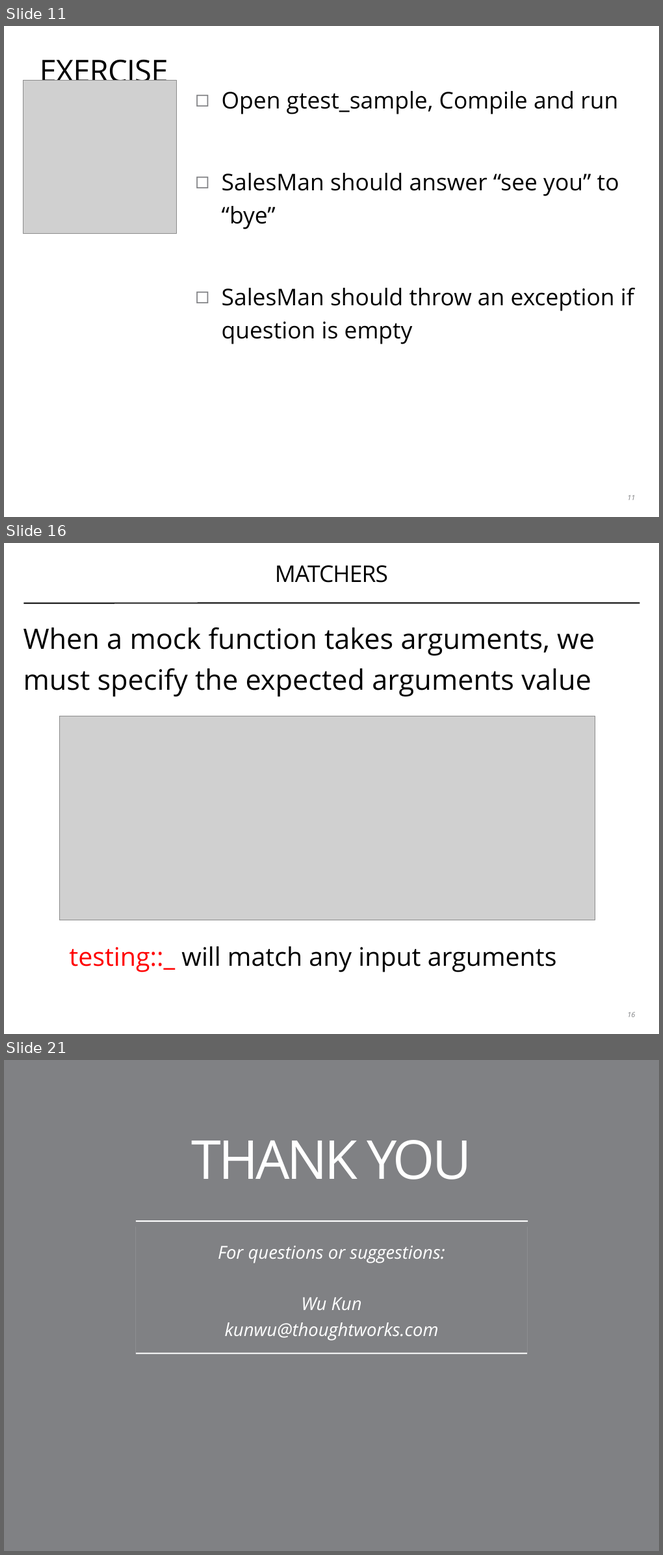
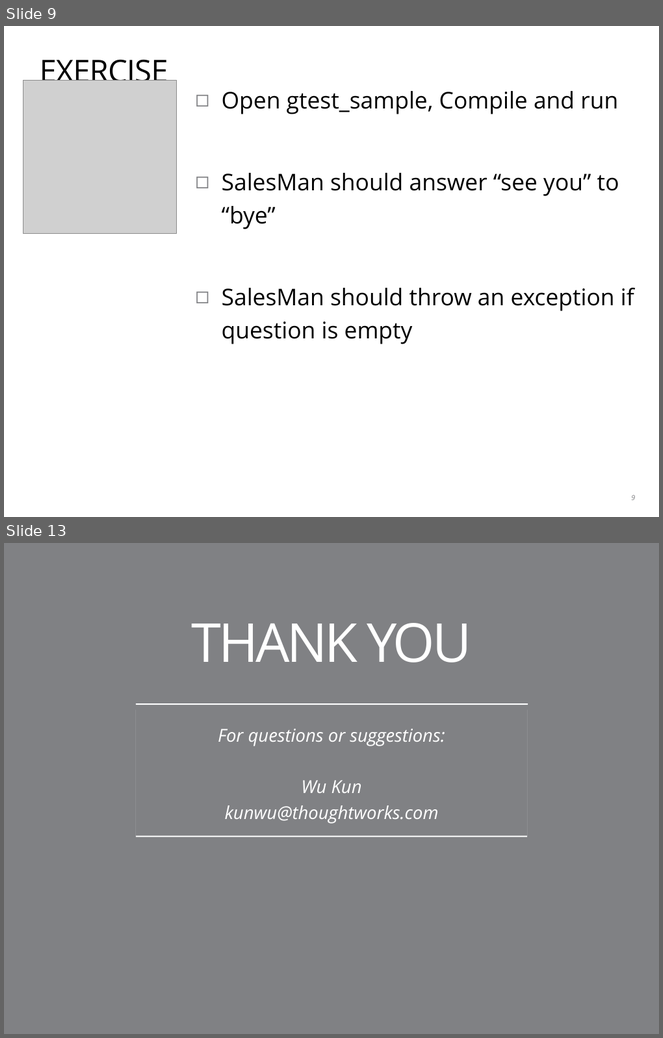
Before and after one commit to coney/cpp-unit-testing, a slide deck: .slides/01-introduction-to-gtest.pptx. Shown one above the other, each under a label of ours: slides 11, 16 and 21 before the commit, slides 9 and 13 after it; the slides between them are not shown. The pictures are 663x1555 and 663x1038 pixels, drawn with LibreOffice and Linux fonts; fonts in the diff are those of the drawing; grey boxes stand for pictures; background and template pictures are left out. Boxes give left, top, right and bottom in pixels: in the first picture for what was removed or moved away, otherwise in the second. Text is boxed around its words. In the diff, an @@ line names an element or a change of style, - is before the commit and + after.

```diff
--- a/.slides/01-introduction-to-gtest.pptx
+++ b/.slides/01-introduction-to-gtest.pptx
@@ slide 16 removed at box(4, 543, 659, 1034), background #FFFFFF @@
@@ title removed at box(275, 565, 388, 583) @@
-MATCHERS
@@ line removed from (24, 603) to (640, 603) @@
@@ text removed at box(24, 627, 595, 973) @@
-When a mock function takes arguments, we must specify the expected arguments value
-testing::_ will match any input arguments
@@ picture removed at box(59, 717, 595, 921) @@
@@ page number removed at box(627, 1012, 635, 1017) @@
-16
@@ what was slide 11 is now slide 9 @@
@@ page number at box(631, 495, 635, 500): text changed @@
-11
+9
@@ what was slide 21 is now slide 13 @@
```
Also in this commit, not shown: 1 slide changed, 1 slide added, 8 other slides removed, 2 other files.
